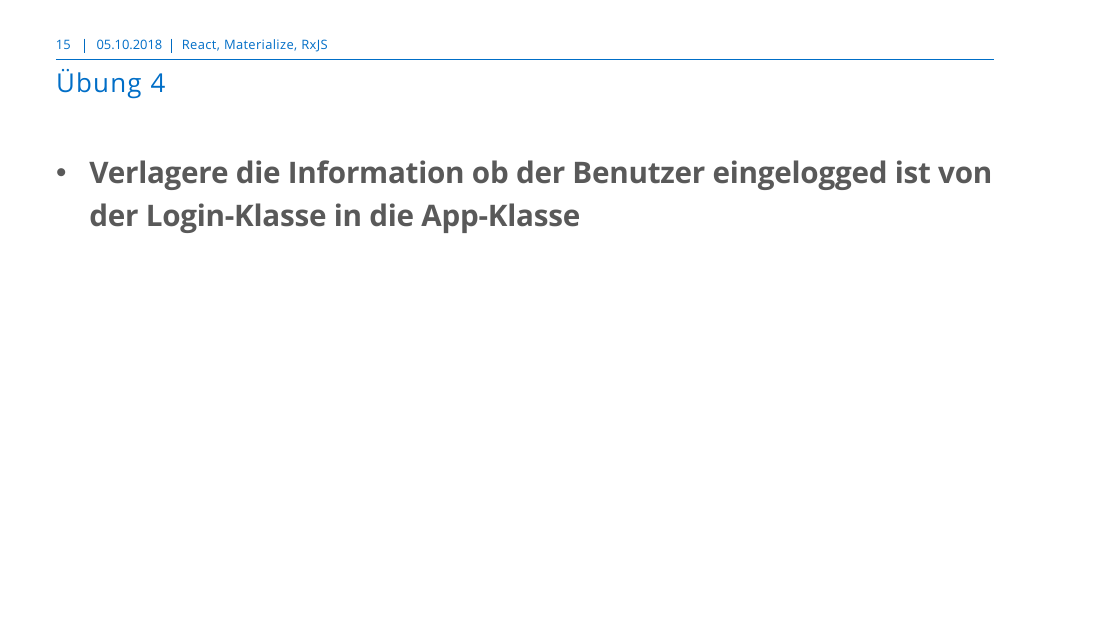
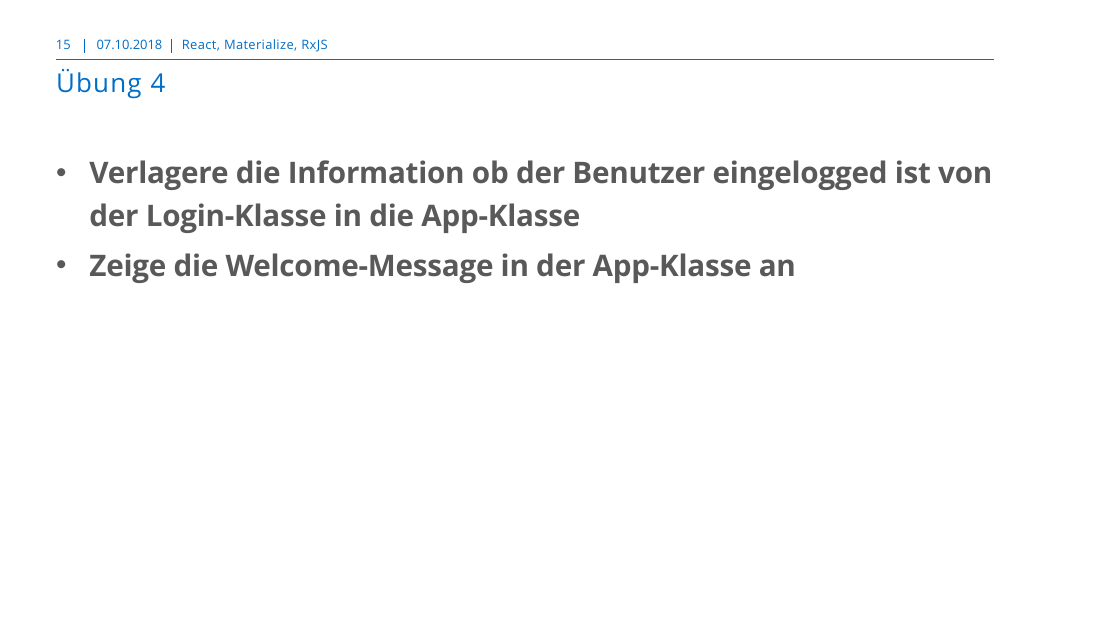
Before and after one commit to markusborer/ReactSample, a slide deck: slide 15 of React.pptx. Drawn at 1120x630 pixels with LibreOffice and Linux fonts; fonts in the diff are those of the drawing; background and template pictures are left out. Boxes give left, top, right and bottom in pixels: in the first picture for what was removed or moved away, otherwise in the second. Text is boxed around its words. In the diff, an @@ line names an element or a change of style, - is before the commit and + after.

```diff
--- a/React.pptx
+++ b/React.pptx
@@ text at bbox=[97, 39, 163, 49]: text changed @@
-05.10.2018
+07.10.2018
@@ text at bbox=[89, 253, 796, 283]: paragraph added @@
+• Zeige die Welcome-Message in der App-Klasse an
```
Also in this commit, not shown: 14 other slides changed, 1 other file.
